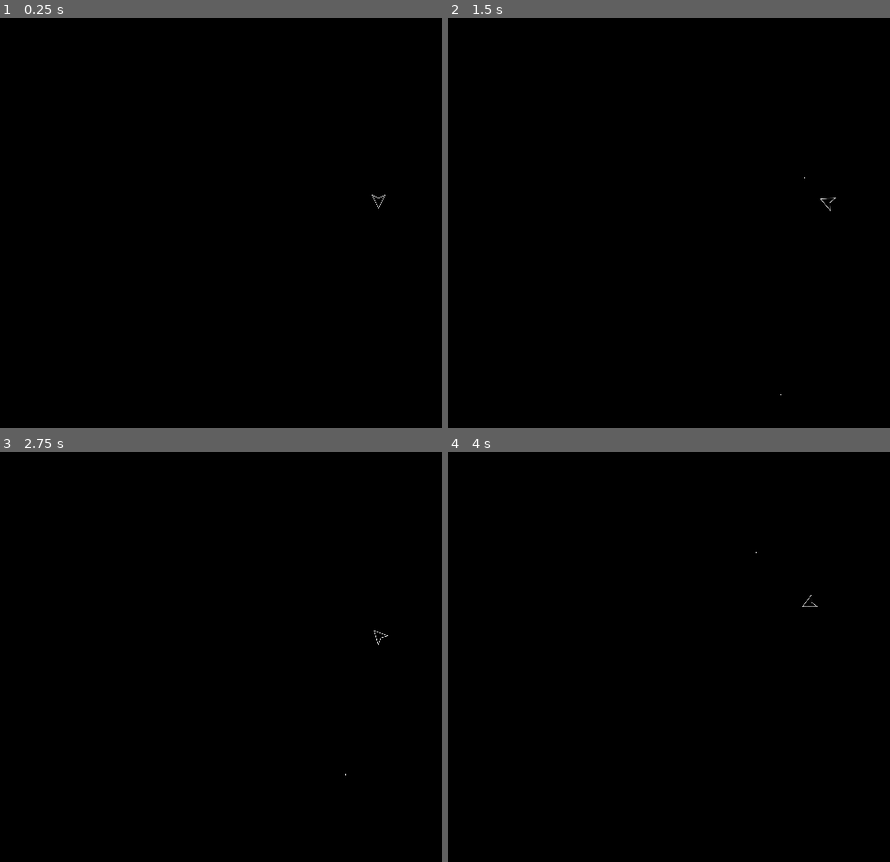
Above: before the commit, frames 1-4 (two rows, left to right).
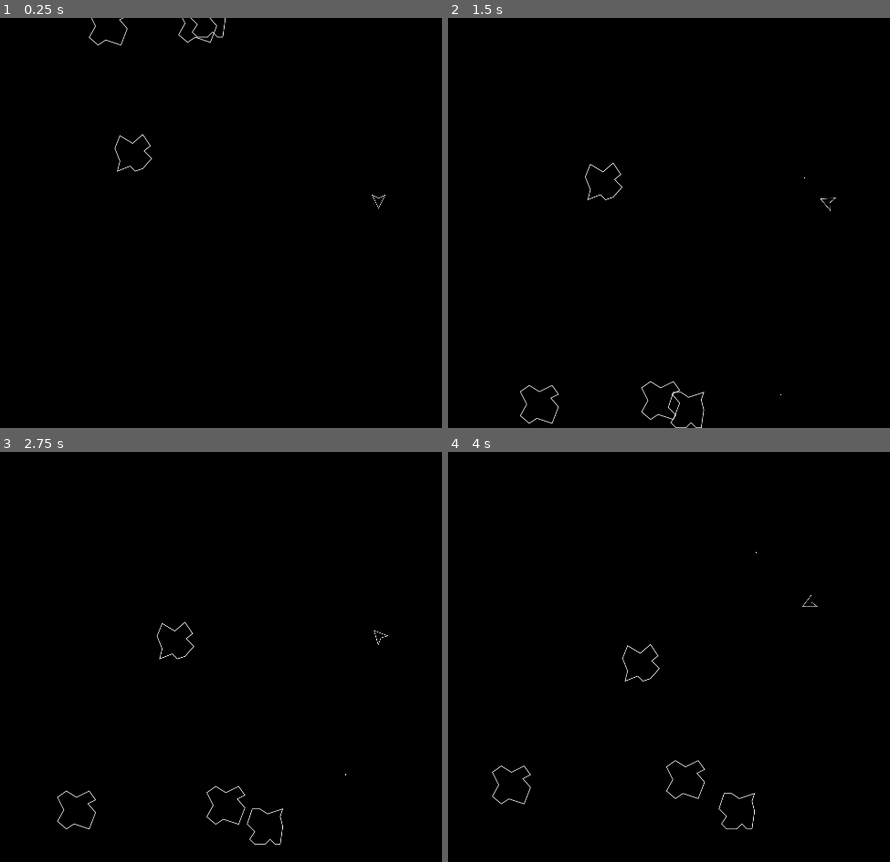
Above: after the commit, the same moments.

Repository: wojciech-bilicki/Asteroids
Game: Godot game, scene res://Scenes/main.tscn
The game is run twice, just before and just after one commit, with the same random seed, the same clock (stepped at 60 frames per second) and the same inputs.
Inputs:
- Up to frame 1 (0.25 s): no input
- Up to frame 2 (1.5 s): hold D (rotate_right) 0.53-1.28 s; tap Space (shoot) at 0.6, 1.35 s; hold A (rotate_left) from 1.28 s (still down)
- Up to frame 3 (2.75 s): release A (rotate_left) at 2.03 s; hold D (rotate_right) from 2.03 s (still down); tap Space (shoot) at 2.1 s
- Up to frame 4 (4 s): release D (rotate_right) at 2.78 s; hold W (thrust) 2.78-3.53 s; tap Space (shoot) at 2.85, 3.6 s; hold A (rotate_left) from 3.53 s (still down)

The runs differ from the first frame. In frame 1, 0.3% of the frame differs, in the area x 20-52%, y 0-38%; in frame 2, 0.4%; in frame 3, 0.4%; in frame 4, 0.4%, in the area x 9-70%, y 46-92%.

Commit message:
Add collision detection

Diff:
--- /dev/null
+++ b/Scenes/AsteroidsSpawner.gd
@@ -0,0 +1,26 @@
+extends Node
+
+@export var amount: int = 4
+@export var asteroid_scene: PackedScene
+
+# Called when the node enters the scene tree for the first time.
+func _ready():
+	for i in range(amount):
+		spawn_asteroid()
+
+
+func spawn_asteroid():
+	var asteroid = asteroid_scene.instantiate() as RigidBody2D
+	get_tree().root.add_child.call_deferred(asteroid)
+	asteroid.global_position = get_random_position_from_screen_react()
+
+func get_random_position_from_screen_react() -> Vector2:
+	var screen_size = get_viewport().size
+
+	# Generate random values for x and y components
+	var x = randi_range(0, screen_size.x)
+	var y = randi_range(0, screen_size.y)
+
+	# Create a vector from the random values
+	var position = Vector2(x, y)
+	return position
--- /dev/null
+++ b/Scenes/asteroid.gd
@@ -0,0 +1,29 @@
+extends RigidBody2D
+
+enum  AsteroidSize {BIG, MEDIUM, SMALL}
+var image_array = ["res://Assets/Asteroid_01.png", "res://Assets/Asteroid_02.png", "res://Assets/Asteroid_03.png", "res://Assets/Asteroid_04.png"]
+
+@export var speed = 100
+
+var size: AsteroidSize = AsteroidSize.BIG
+
+@onready var sprite = $Sprite2D as Sprite2D
+# Called when the node enters the scene tree for the first time.
+func _ready():
+	# choose random image
+	var random_index = randi() % image_array.size()
+	var random_image = load(image_array[random_index])
+	sprite.texture = random_image
+
+	# get random direction
+	var x = randf_range(-1, 1)
+	var y = randf_range(-1, 1)
+	var direction = Vector2(x, y)
+	linear_velocity = direction.normalized() * speed
+
+
+
+func _on_area_2d_area_entered(area):
+	if area is Bullet:
+		queue_free()
+		area.queue_free()
--- /dev/null
+++ b/Scenes/asteroid.tscn
@@ -0,0 +1,33 @@
+[gd_scene load_steps=5 format=3 uid="uid://bbdyig5ieulsy"]
+
+[ext_resource type="Script" path="res://Scenes/asteroid.gd" id="1_fxdvt"]
+[ext_resource type="Texture2D" uid="uid://bp26qbcvc3p5l" path="res://Assets/Asteroid_01.png" id="2_aji8o"]
+[ext_resource type="PackedScene" uid="uid://or5fpjimvg2h" path="res://Scenes/utils/screen_bounds_movement.tscn" id="3_4qbcp"]
+
+[sub_resource type="CircleShape2D" id="CircleShape2D_3m0pi"]
+radius = 64.0
+
+[node name="Asteroid" type="RigidBody2D"]
+collision_layer = 4
+collision_mask = 3
+gravity_scale = 0.0
+script = ExtResource("1_fxdvt")
+
+[node name="Sprite2D" type="Sprite2D" parent="."]
+texture = ExtResource("2_aji8o")
+
+[node name="ScreenBoundsMovement" parent="." node_paths=PackedStringArray("node") instance=ExtResource("3_4qbcp")]
+node = NodePath("..")
+
+[node name="CollisionShape2D" type="CollisionShape2D" parent="."]
+shape = SubResource("CircleShape2D_3m0pi")
+
+[node name="Area2D" type="Area2D" parent="."]
+collision_layer = 4
+collision_mask = 3
+
+[node name="CollisionShape2D2" type="CollisionShape2D" parent="Area2D"]
+shape = SubResource("CircleShape2D_3m0pi")
+
+[connection signal="body_entered" from="." to="." method="_on_body_entered"]
+[connection signal="area_entered" from="Area2D" to="." method="_on_area_2d_area_entered"]
--- a/Scenes/bullet.gd
+++ b/Scenes/bullet.gd
@@ -1,6 +1,7 @@
-extends Sprite2D
+class_name Bullet
 
-class_name Bullet
+extends Area2D
+
 var direction: Vector2
 
 @export var bullet_speed = 700
@@ -8,6 +9,10 @@
 func _process(delta):
 	position += direction * bullet_speed * delta
 
+
 func destroy():
-	print("destroy")
 	queue_free()
+
+func _on_area_2d_area_entered(area):
+	print(area)
+	pass # Replace with function body.
--- a/Scenes/bullet.tscn
+++ b/Scenes/bullet.tscn
@@ -6,15 +6,16 @@
 [sub_resource type="RectangleShape2D" id="RectangleShape2D_6bmjb"]
 size = Vector2(4, 4)
 
-[node name="Bullet" type="Sprite2D"]
-texture = ExtResource("1_r1bo4")
+[node name="Bullet" type="Area2D"]
 script = ExtResource("2_3g0kh")
 
-[node name="Area2D" type="Area2D" parent="."]
-
-[node name="CollisionShape2D" type="CollisionShape2D" parent="Area2D"]
+[node name="CollisionShape2D" type="CollisionShape2D" parent="."]
 shape = SubResource("RectangleShape2D_6bmjb")
 
+[node name="Sprite2D" type="Sprite2D" parent="."]
+texture = ExtResource("1_r1bo4")
+
 [node name="VisibleOnScreenNotifier2D" type="VisibleOnScreenNotifier2D" parent="."]
+rect = Rect2(-2, -2, 4, 4)
 
 [connection signal="screen_exited" from="VisibleOnScreenNotifier2D" to="." method="destroy"]
--- a/Scenes/main.tscn
+++ b/Scenes/main.tscn
@@ -1,8 +1,14 @@
-[gd_scene load_steps=2 format=3 uid="uid://cfksac6m3avtj"]
+[gd_scene load_steps=4 format=3 uid="uid://cfksac6m3avtj"]
 
 [ext_resource type="PackedScene" uid="uid://dmpkmummnny4l" path="res://Scenes/player/player.tscn" id="1_1l3r8"]
+[ext_resource type="Script" path="res://Scenes/AsteroidsSpawner.gd" id="2_xcrhr"]
+[ext_resource type="PackedScene" uid="uid://bbdyig5ieulsy" path="res://Scenes/asteroid.tscn" id="3_jhylv"]
 
 [node name="main" type="Node2D"]
 
 [node name="Player" parent="." instance=ExtResource("1_1l3r8")]
 position = Vector2(1194, 580)
+
+[node name="AsteroidsSpawner" type="Node" parent="."]
+script = ExtResource("2_xcrhr")
+asteroid_scene = ExtResource("3_jhylv")
--- /dev/null
+++ b/Scenes/player/ScreenBoundsMovement.gd
@@ -0,0 +1,16 @@
+extends Node
+
+@export var node: Node2D
+
+func _physics_process(delta):
+	var screen_size = node.get_viewport_rect().size
+
+	if node.global_position.y < 0:
+		node.global_position.y = screen_size.y
+	elif node.global_position.y > screen_size.y:
+		node.global_position.y = 0
+
+	if node.global_position.x < 0:
+		node.global_position.x = screen_size.x
+	elif node.global_position.x > screen_size.x:
+		node.global_position.x = 0
--- a/Scenes/player/player.tscn
+++ b/Scenes/player/player.tscn
@@ -1,23 +1,29 @@
-[gd_scene load_steps=5 format=3 uid="uid://dmpkmummnny4l"]
+[gd_scene load_steps=6 format=3 uid="uid://dmpkmummnny4l"]
 
 [ext_resource type="Script" path="res://Scenes/player/player_movement.gd" id="1_8tgk0"]
 [ext_resource type="Texture2D" uid="uid://teovnlysqnp4" path="res://Assets/Player.png" id="2_q8sdq"]
 [ext_resource type="Script" path="res://Scenes/player/player_shooting.gd" id="3_bfkh2"]
 [ext_resource type="PackedScene" uid="uid://dc5fn48r1ocpu" path="res://Scenes/bullet.tscn" id="4_jcp15"]
+[ext_resource type="PackedScene" uid="uid://or5fpjimvg2h" path="res://Scenes/utils/screen_bounds_movement.tscn" id="5_3san5"]
 
 [node name="Player" type="CharacterBody2D"]
 scale = Vector2(0.7, 0.7)
+collision_mask = 4
 script = ExtResource("1_8tgk0")
+
+[node name="CollisionPolygon2D" type="CollisionPolygon2D" parent="."]
+rotation = 3.14159
+scale = Vector2(1, 1)
+polygon = PackedVector2Array(0, -32, 32, 32, 0, 16, -32, 32)
 
 [node name="Sprite2D" type="Sprite2D" parent="."]
 rotation = 3.14159
 texture = ExtResource("2_q8sdq")
 
-[node name="CollisionPolygon2D" type="CollisionPolygon2D" parent="."]
-rotation = 3.14159
-polygon = PackedVector2Array(0, -32, 32, 32, 0, 16, -32, 32)
-
 [node name="ShootingPoint" type="Node2D" parent="."]
 position = Vector2(0, 30)
 script = ExtResource("3_bfkh2")
 bullet_scene = ExtResource("4_jcp15")
+
+[node name="ScreenBoundsMovement" parent="." node_paths=PackedStringArray("node") instance=ExtResource("5_3san5")]
+node = NodePath("..")
--- a/Scenes/player/player_movement.gd
+++ b/Scenes/player/player_movement.gd
@@ -1,3 +1,5 @@
+class_name Player
+
 extends CharacterBody2D
 
 @export var  max_speed: float = 10
@@ -32,8 +34,10 @@
 	elif input_vector.y == 0 && velocity != Vector2.ZERO:
 		slow_down_and_stop(delta)
 
-	check_screen_bounds()
-	move_and_slide()
+	var collision_object = move_and_collide(velocity * delta)
+	if collision_object != null:
+		queue_free()
+		collision_object.get_collider().queue_free()
 
 func accelerate_forward(delta: float):
 	velocity += (input_vector * linear_acceleration * delta).rotated(rotation)
@@ -46,16 +50,3 @@
 		# stop
 		if velocity.y >= -0.1 && velocity.y <= 0.1:
 			velocity.y = 0
-
-func check_screen_bounds():
-	var screen_size = get_viewport_rect().size
-
-	if global_position.y < 0:
-		global_position.y = screen_size.y
-	elif global_position.y > screen_size.y:
-		global_position.y = 0
-
-	if global_position.x < 0:
-		global_position.x = screen_size.x
-	elif global_position.x > screen_size.x:
-		global_position.x = 0
--- a/Scenes/player/player_shooting.gd
+++ b/Scenes/player/player_shooting.gd
@@ -8,6 +8,5 @@
 		get_tree().root.add_child(bullet)
 
 		var shot_direction = Vector2(0,1).rotated(get_parent().rotation)
-		print(shot_direction)
 		bullet.position = Vector2(global_position)
 		bullet.direction = shot_direction
--- /dev/null
+++ b/Scenes/utils/screen_bounds_movement.tscn
@@ -0,0 +1,6 @@
+[gd_scene load_steps=2 format=3 uid="uid://or5fpjimvg2h"]
+
+[ext_resource type="Script" path="res://Scenes/player/ScreenBoundsMovement.gd" id="1_1pdvf"]
+
+[node name="ScreenBoundsMovement" type="Node"]
+script = ExtResource("1_1pdvf")
--- a/project.godot
+++ b/project.godot
@@ -44,6 +44,12 @@
 ]
 }
 
+[layer_names]
+
+2d_physics/layer_1="player"
+2d_physics/layer_2="bullet"
+2d_physics/layer_3="asteroid"
+
 [rendering]
 
 environment/defaults/default_clear_color=Color(0, 0, 0, 1)
